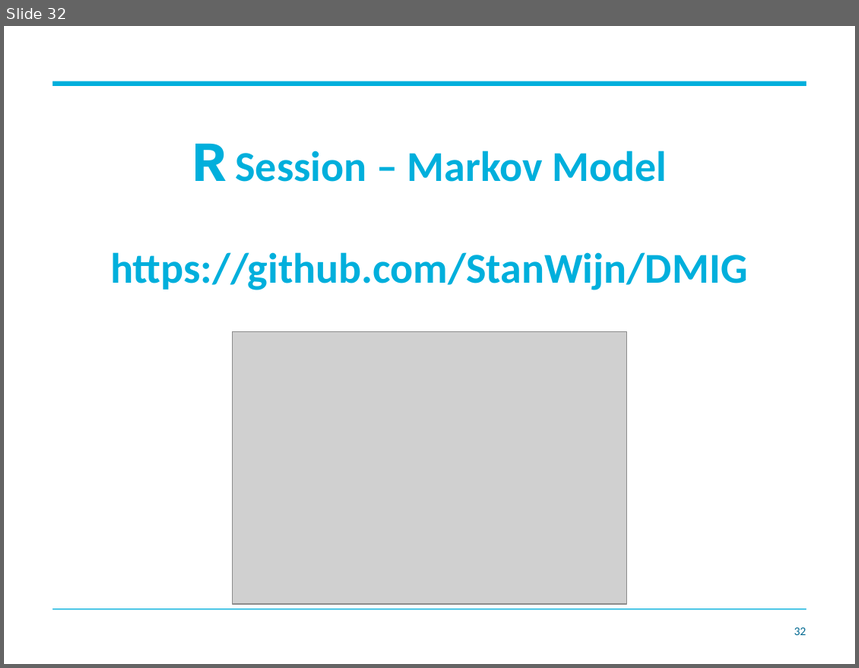
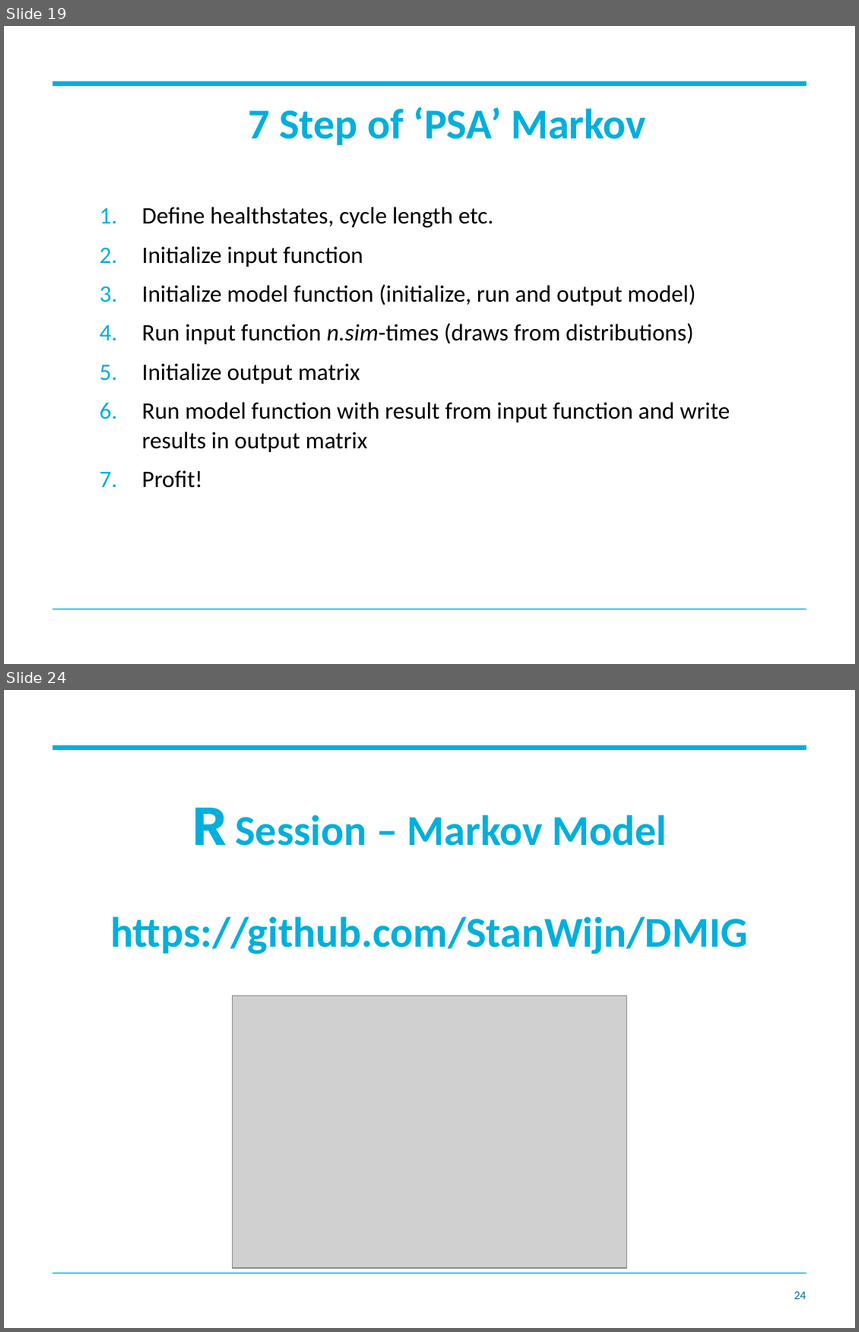
Before and after one commit to StanWijn/DMIG, a slide deck: R software in decision modelling - Part 2.pptx. Shown one above the other, each under a label of ours: slide 32 before the commit, slides 19 and 24 after it; the slides between them are not shown. The pictures are 859x668 and 859x1332 pixels, drawn with LibreOffice and Linux fonts; fonts in the diff are those of the drawing; grey boxes stand for pictures; background and template pictures are left out. Boxes give left, top, right and bottom in pixels: in the first picture for what was removed or moved away, otherwise in the second. Text is boxed around its words. In the diff, an @@ line names an element or a change of style, - is before the commit and + after.

```diff
--- a/R software in decision modelling - Part 2.pptx
+++ b/R software in decision modelling - Part 2.pptx
@@ slide 19 added at <box>4,26,855,664</box>, background picture (left out); not listed: 2 template elements that a slide beside it also shows @@
@@ title added at <box>248,107,646,145</box>, 36 pt, text #00AFDC, bold @@
+7 Step of ‘PSA’ Markov
@@ text added at <box>142,207,731,488</box>, 20 pt, text #000000 @@
+1. Define healthstates, cycle length etc.
+2. Initialize input function
+3. Initialize model function (initialize, run and output model)
+4. Run input function n.sim-times (draws from distributions)
+5. Initialize output matrix
+6. Run model function with result from input function and write results in output matrix
+7. Profit!
@@ what was slide 32 is now slide 24 @@
@@ page number at <box>794,1292,807,1300</box>: text changed @@
-32
+24
```
Also in this commit, not shown: 7 slides changed, 14 other slides added, 26 slides removed, 4 other files.
